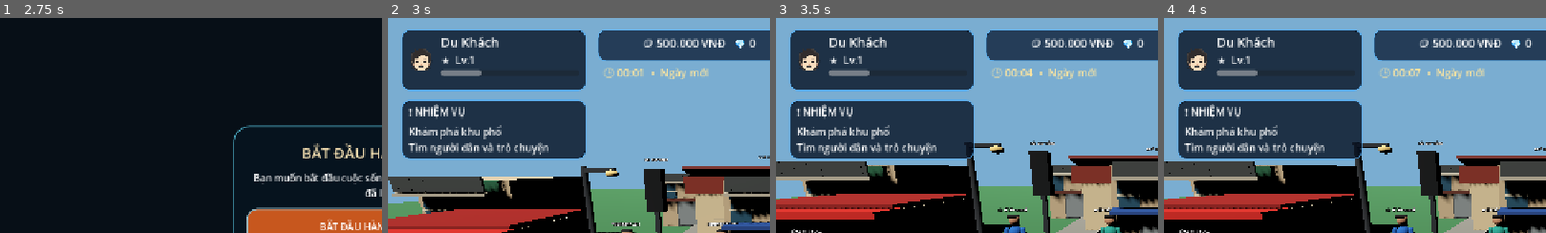
Above: before the commit, frames 1-4 (left to right).
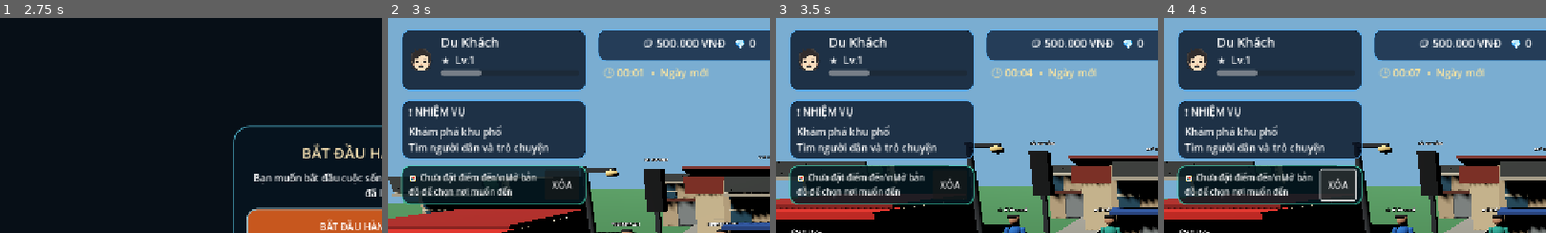
Above: after the commit, the same moments.

Repository: temu838655-dev/Vi-t-Nam-Du-L-ch
Game: Godot game, scene res://scenes/main.tscn
The game is run twice, just before and just after one commit, with the same random seed, the same clock (stepped at 60 frames per second) and the same inputs.
Inputs (mouse positions are % of the whole screen's width and height, from its top left):
- Up to frame 1 (2.75 s): click "G ĐĂNG NHẬP BẰNG GOOGLE" at 0.5 s; click "OK" at 1.25 s; click "CHƠI VỚI TƯ CÁCH KHÁCH" at 2 s
- Up to frame 2 (3 s): click "BẮT ĐẦU HÀNH TRÌNH MỚI" at 2.75 s
- Up to frame 3 (3.5 s): no input
- Up to frame 4 (4 s): click (23, 39) at 3.5 s, where only the run after the commit has a clickable "XÓA"
The pictures show only the part of the screen within x 0-50%, y 0-50%; the shares and areas given below are measured in that part.

Frame 1 is identical in both runs. In frame 2, 8.6% of the frame differs, in the area x 3-52%, y 68-87%; in frame 3, 8.7%; in frame 4, 8.7%.

Commit message:
Add live waypoint compass and arrival detection

Diff:
--- a/Godot/scripts/mobile_hud.gd
+++ b/Godot/scripts/mobile_hud.gd
@@ -97,6 +97,7 @@
 var clock_label: Label
 var nearby_label: Label
 var message_label: Label
+var navigation_label: Label
 var joystick_origin := Vector2.ZERO
 var joystick_touch := -1
 var look_touch := -1
@@ -162,6 +163,24 @@
 	mission_text.autowrap_mode = TextServer.AUTOWRAP_WORD_SMART
 	mission.add_child(mission_text)
 
+	var navigation_panel := _make_hud_panel(Vector2(22, 246), Vector2(310, 66))
+	navigation_panel.add_theme_stylebox_override("panel", _hud_style(Color(0.02, 0.10, 0.13, 0.84), Color(0.25, 0.82, 0.69, 0.88)))
+	ui_root.add_child(navigation_panel)
+	var navigation_row := HBoxContainer.new()
+	navigation_row.add_theme_constant_override("separation", 8)
+	navigation_panel.add_child(navigation_row)
+	navigation_label = Label.new()
+	navigation_label.text = "🧭 Chưa đặt điểm đến\\nMở bản đồ để chọn nơi muốn đến"
+	navigation_label.size_flags_horizontal = Control.SIZE_EXPAND_FILL
+	navigation_label.add_theme_font_size_override("font_size", 14)
+	navigation_label.autowrap_mode = TextServer.AUTOWRAP_WORD_SMART
+	navigation_row.add_child(navigation_label)
+	var clear_route_button := Button.new()
+	clear_route_button.text = "XÓA"
+	clear_route_button.custom_minimum_size = Vector2(58, 42)
+	clear_route_button.pressed.connect(_clear_waypoint)
+	navigation_row.add_child(clear_route_button)
+
 	# Currency counters at the top center.
 	var currency := _make_hud_panel(Vector2(350, 18), Vector2(340, 54))
 	currency.add_theme_stylebox_override("panel", _hud_style(Color(0.015, 0.07, 0.16, 0.72), Color(0.35, 0.72, 1.0, 0.8)))
@@ -319,6 +338,36 @@
 		map_canvas.player_position = player.global_position
 		map_canvas.player_rotation_y = player.rotation.y
 		map_canvas.queue_redraw()
+	_update_navigation_guidance()
+
+func _update_navigation_guidance() -> void:
+	if not is_instance_valid(navigation_label):
+		return
+	if not has_active_waypoint or not is_instance_valid(player):
+		navigation_label.text = "🧭 Chưa đặt điểm đến\\nMở bản đồ để chọn nơi muốn đến"
+		return
+	var offset := active_waypoint - player.global_position
+	var flat_offset := Vector2(offset.x, offset.z)
+	var distance := flat_offset.length()
+	if distance <= 2.5:
+		_clear_waypoint()
+		_show_message("Bạn đã đến điểm đánh dấu!")
+		return
+	var direction := flat_offset / maxf(distance, 0.001)
+	var world_angle := atan2(direction.x, -direction.y)
+	var relative_angle := wrapf(world_angle - player.rotation.y, -PI, PI)
+	var arrows := ["↑", "↗", "→", "↘", "↓", "↙", "←", "↖"]
+	var arrow_index := posmod(int(round(relative_angle / (PI / 4.0))), 8)
+	navigation_label.text = "🧭 ĐIỂM ĐẾN\\n%s  Còn %.0f m" % [arrows[arrow_index], distance]
+
+func _clear_waypoint() -> void:
+	has_active_waypoint = false
+	active_waypoint = Vector3.ZERO
+	if is_instance_valid(map_canvas):
+		map_canvas.has_waypoint = false
+		map_canvas.queue_redraw()
+	if is_instance_valid(navigation_label):
+		navigation_label.text = "🧭 Chưa đặt điểm đến\\nMở bản đồ để chọn nơi muốn đến"
 
 func _update_status() -> void:
 	if status_label:
@@ -762,7 +811,8 @@
 	if is_instance_valid(player):
 		var distance := Vector2(player.global_position.x, player.global_position.z).distance_to(Vector2(world_position.x, world_position.z))
 		distance_text = " • Cách bạn %.0f m" % distance
-	_show_message("Đã đặt điểm đến trên bản đồ%s. Đường chỉ dẫn màu vàng sẽ hiển thị trên bản đồ." % distance_text)
+	_show_message("Đã đặt điểm đến%s. Mũi tên và khoảng cách sẽ cập nhật khi bạn di chuyển." % distance_text)
+	_update_navigation_guidance()
 
 func _close_local_map() -> void:
 	if is_instance_valid(map_overlay):
